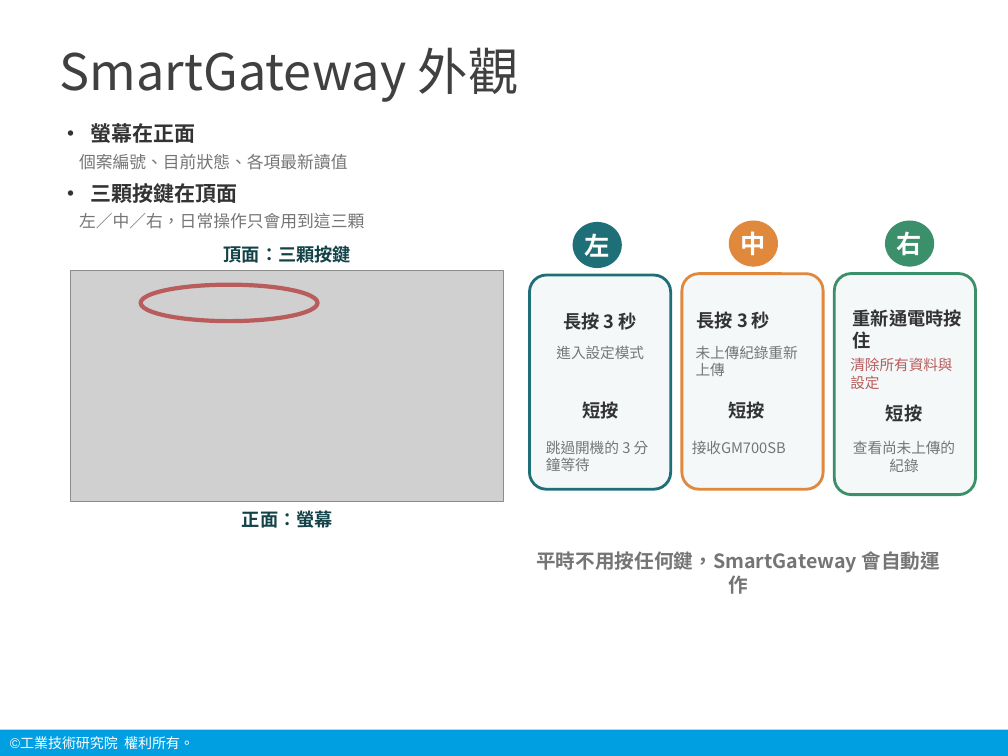
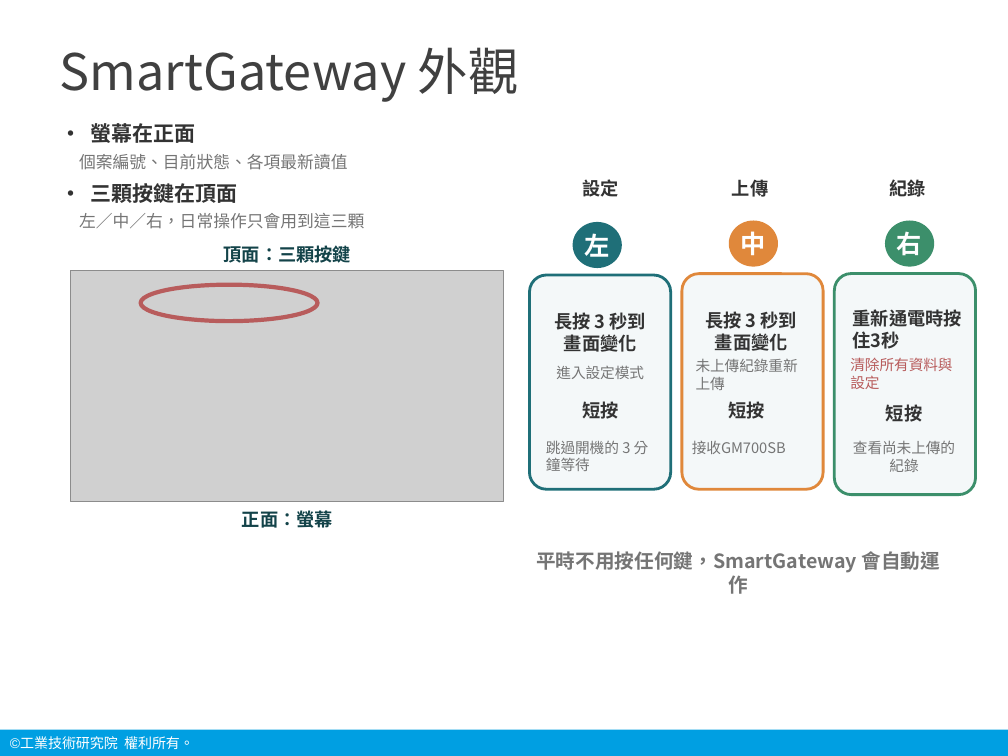
Before and after one commit to chanwunkong/pico-vitals-gateway, a slide deck: slide 6 of 說明/生理訊號中繼裝置_操作說明_20260908.pptx. Drawn at 1008x756 pixels with LibreOffice and Linux fonts; fonts in the diff are those of the drawing; grey boxes stand for pictures; background and template pictures are left out. Boxes give left, top, right and bottom in pixels: in the first picture for what was removed or moved away, otherwise in the second. Text is boxed around its words. In the diff, an @@ line names an element or a change of style, - is before the commit and + after.

```diff
--- a/說明/生理訊號中繼裝置_操作說明_20260908.pptx
+++ b/說明/生理訊號中繼裝置_操作說明_20260908.pptx
@@ text added at (583,179,619,197), 13 pt, text #333333, bold @@
+設定
@@ text added at (732,179,768,197), 13 pt, text #333333, bold @@
+上傳
@@ text added at (889,179,925,197), 13 pt, text #333333, bold @@
+紀錄
@@ text at (555,312,646,352): text changed @@
-長按 3 秒
+長按 3 秒到畫面變化
@@ text at (705,311,797,351): text changed @@
-長按 3 秒
+長按 3 秒到畫面變化
@@ text at (853,309,962,349): text changed @@
-重新通電時按住
+重新通電時按住3秒
@@ text "進入設定模式": place and size @@
-text "進入設定模式" at (556,346,644,359)
+text "進入設定模式" at (556,366,644,379)
@@ text "未上傳紀錄重新上傳": place and size @@
-text "未上傳紀錄重新上傳" at (696,346,798,376)
+text "未上傳紀錄重新上傳" at (696,359,798,390)
```
Also in this commit, not shown: 6 other slides changed, 9 other files.
